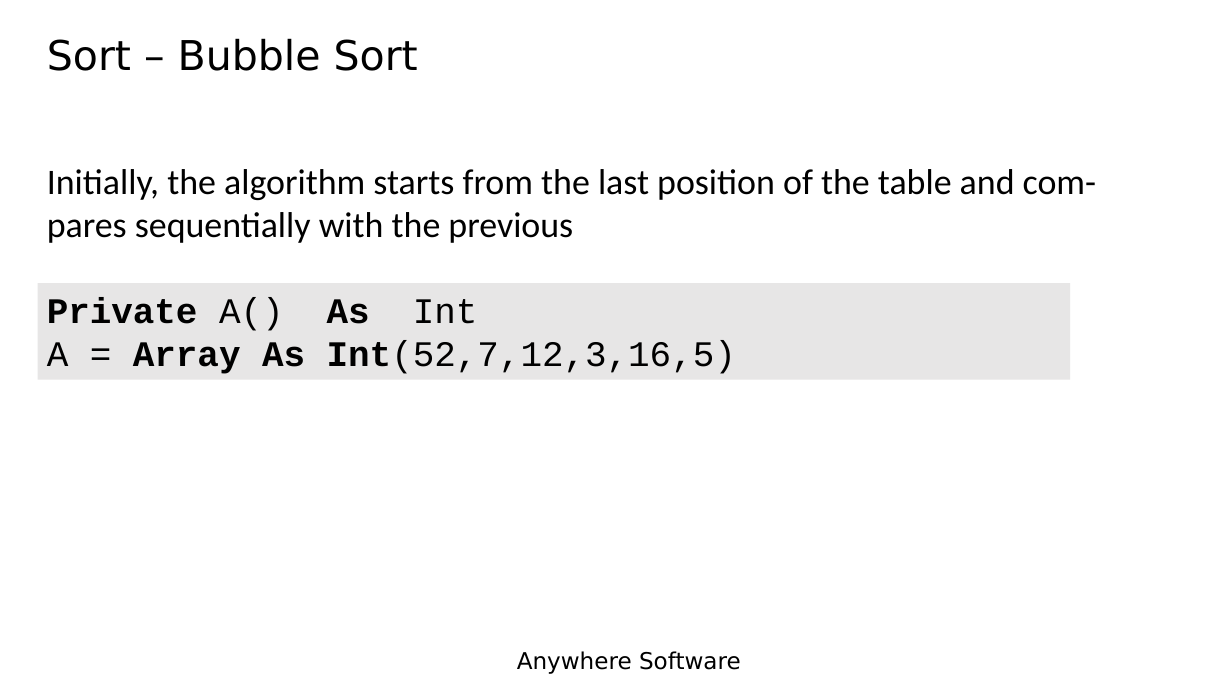
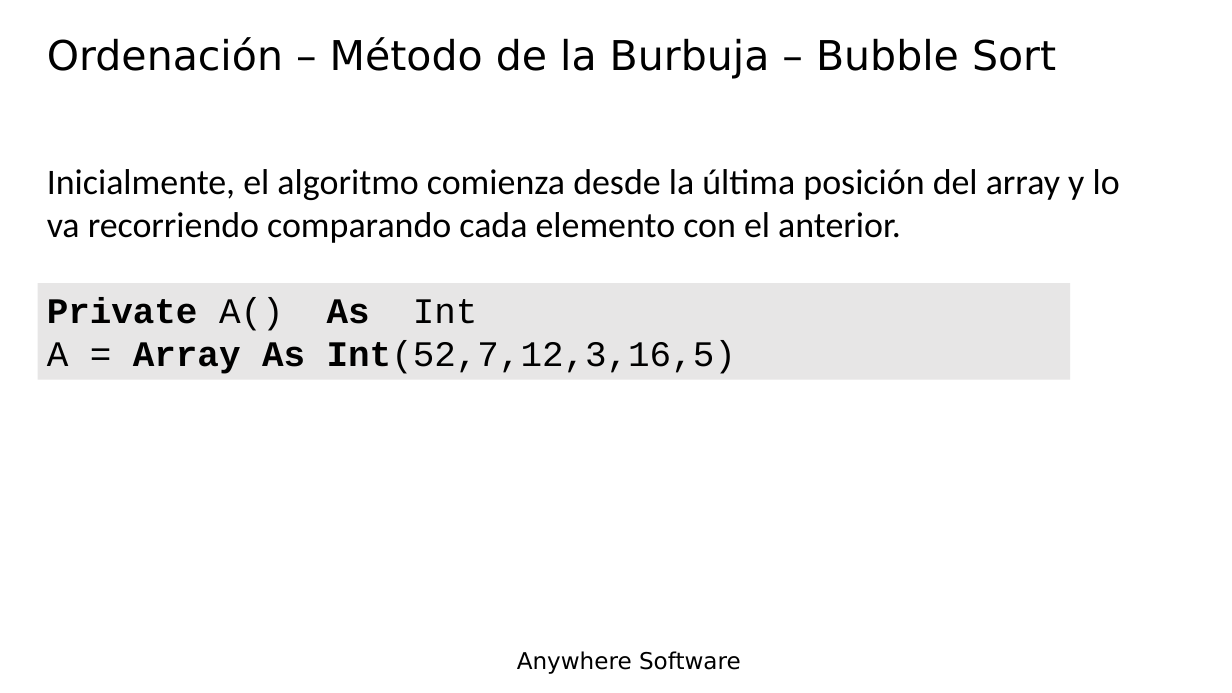
Before and after one commit to Lamashino/Teaching-B4J, a slide deck: slide 15 of Tema 14 - Matrices - Arrays/Tema 14 - Matrices - Arrays.pptx. Drawn at 1232x693 pixels with LibreOffice and Linux fonts; fonts in the diff are those of the drawing; background and template pictures are left out. Boxes give left, top, right and bottom in pixels: in the first picture for what was removed or moved away, otherwise in the second. Text is boxed around its words. In the diff, an @@ line names an element or a change of style, - is before the commit and + after.

```diff
--- a/Tema 14 - Matrices - Arrays/Tema 14 - Matrices - Arrays.pptx
+++ b/Tema 14 - Matrices - Arrays/Tema 14 - Matrices - Arrays.pptx
@@ title at [47, 37, 1056, 79]: text changed @@
-Sort – Bubble Sort
+Ordenación – Método de la Burbuja – Bubble Sort
@@ text at [47, 169, 1120, 243]: text changed @@
-Initially, the algorithm starts from the last position of the table and com-pares sequentially with the previous
+Inicialmente, el algoritmo comienza desde la última posición del array y lo va recorriendo comparando cada elemento con el anterior.
```
Also in this commit, not shown: 42 other slides changed.
